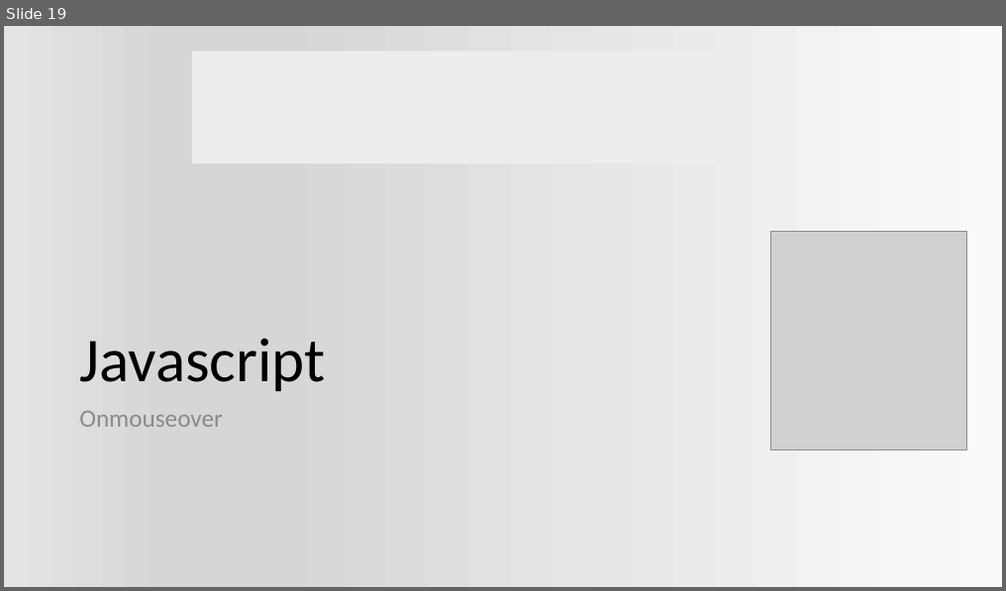
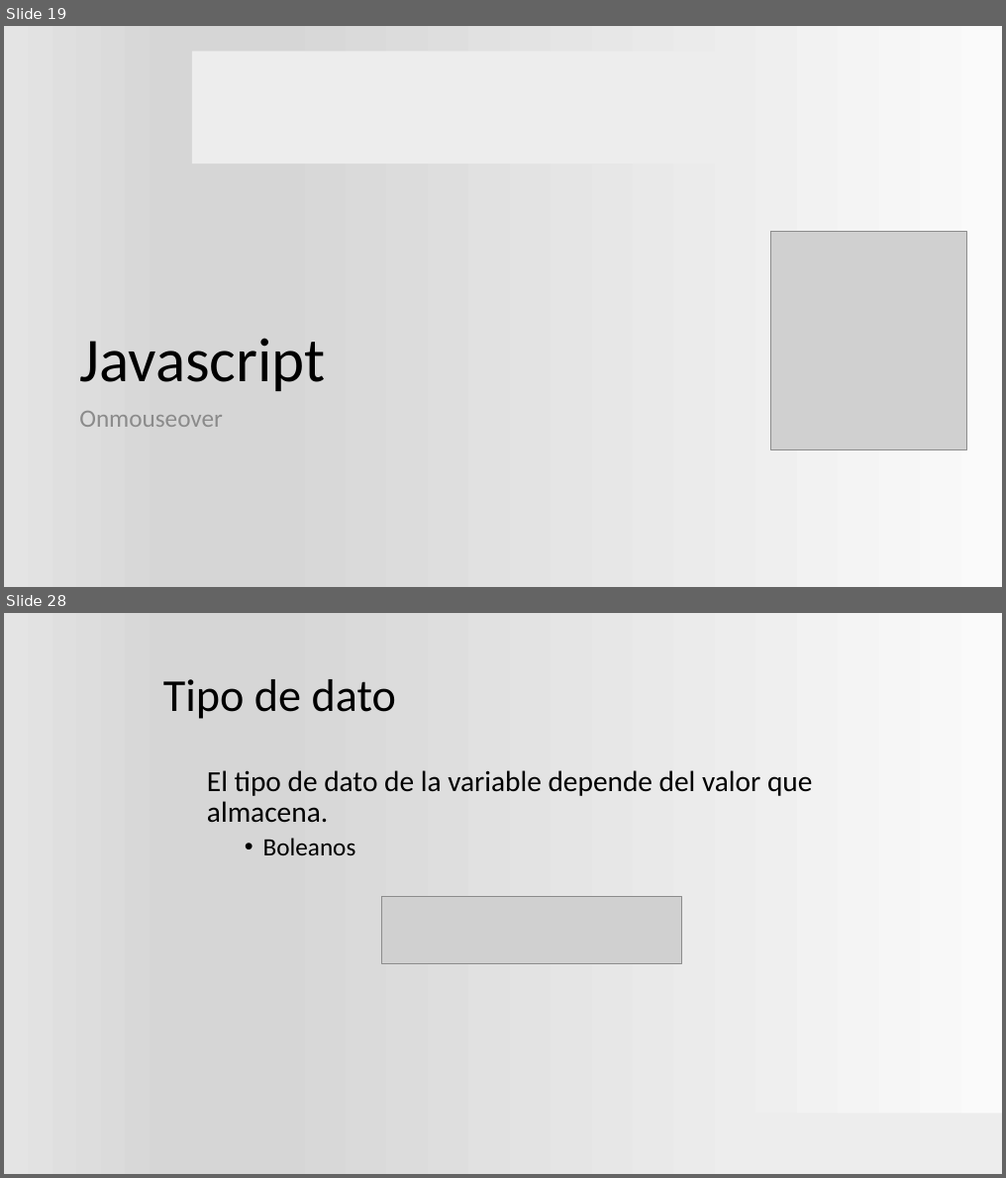
Before and after one commit to ProfVillegas/CECyTe, a slide deck: Aplicacion_js.pptx. Shown one above the other, each under a label of ours: slide 19 before the commit, slides 19 and 28 after it; the slides between them are not shown. The pictures are 1006x591 and 1006x1178 pixels, drawn with LibreOffice and Linux fonts; fonts in the diff are those of the drawing; grey boxes stand for pictures; background and template pictures are left out. Boxes give left, top, right and bottom in pixels: in the first picture for what was removed or moved away, otherwise in the second. Text is boxed around its words. In the diff, an @@ line names an element or a change of style, - is before the commit and + after.

```diff
--- a/Aplicacion_js.pptx
+++ b/Aplicacion_js.pptx
@@ slide 28 added at (4,613,1002,1174), background gradient #FAFAFA to #D7D7D7 to #E4E4E4 @@
@@ title added at (163,679,396,719), 44 pt, text #000000 @@
+Tipo de dato
@@ text added at (207,770,812,856), 28 pt, text #000000 @@
+El tipo de dato de la variable depende del valor que almacena.
+  • Boleanos
@@ picture added at (382,896,681,963) @@
@@ rectangle added at (719,1114,1002,1174), fill #EDEDED @@
```
Also in this commit, not shown: 1 slide changed, 28 other slides added, 1 other file.
